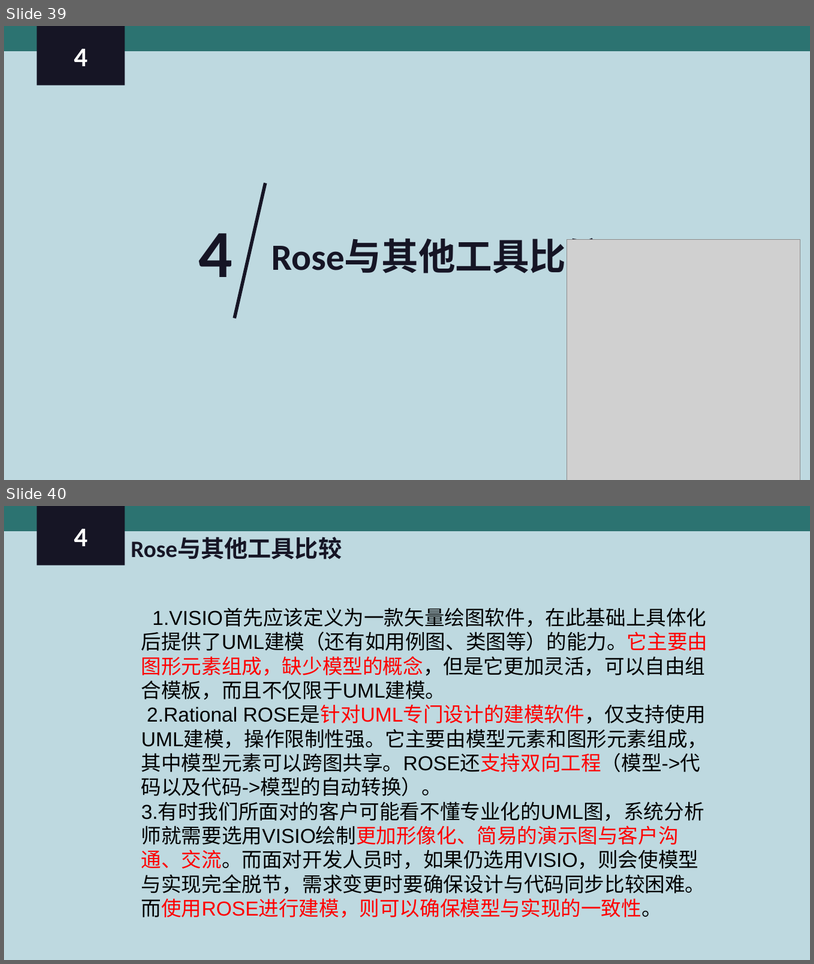
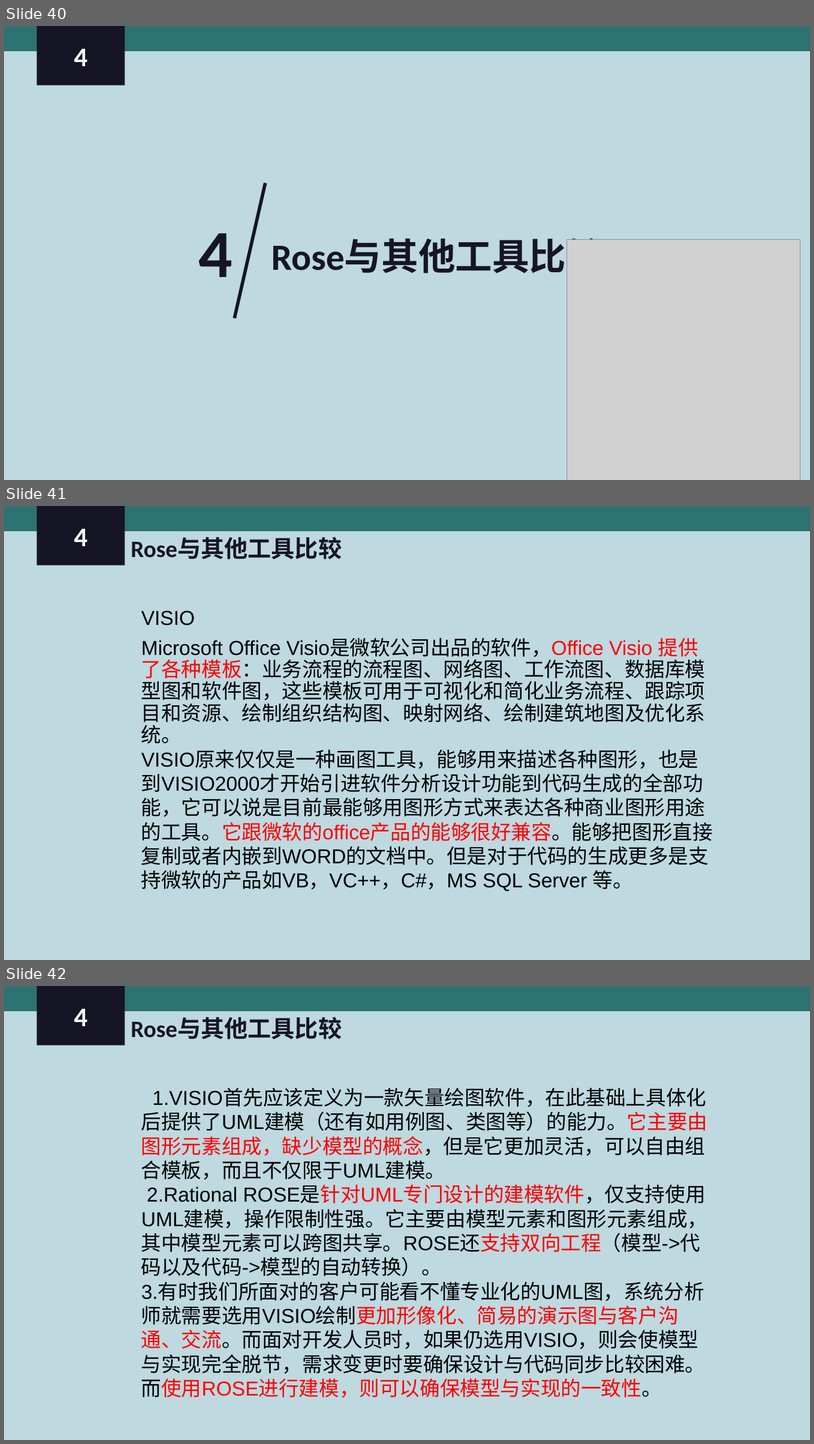
Before and after one commit to PRD-2018-G04/PRD-2018-G04, a slide deck: G04项目组/受控文档/翻转课堂PPT/PRD2018-G04- Rational Rose 简介.ppt. Shown one above the other, each under a label of ours: slides 39 and 40 before the commit, slides 40, 41 and 42 after it. The pictures are 814x964 and 814x1444 pixels, drawn with LibreOffice and Linux fonts; fonts in the diff are those of the drawing; grey boxes stand for pictures. Boxes give left, top, right and bottom in pixels: in the first picture for what was removed or moved away, otherwise in the second. Text is boxed around its words. In the diff, an @@ line names an element or a change of style, - is before the commit and + after.

```diff
--- a/G04项目组/受控文档/翻转课堂PPT/PRD2018-G04- Rational Rose 简介.ppt
+++ b/G04项目组/受控文档/翻转课堂PPT/PRD2018-G04- Rational Rose 简介.ppt
@@ slide 41 added at (x1=4, y1=506, x2=810, y2=960), background #BED9E0 @@
@@ rectangle added at (x1=4, y1=506, x2=810, y2=531), fill #2C7371 @@
@@ rectangle added at (x1=36, y1=506, x2=125, y2=565), fill #161525, 32 pt, text #FFFFFF, bold @@
+4
@@ text added at (x1=131, y1=537, x2=342, y2=559), 28 pt, text #161525, bold @@
+Rose与其他工具比较
@@ text added at (x1=141, y1=610, x2=713, y2=891), 24 pt, text #000000 @@
+VISIO
+Microsoft Office Visio是微软公司出品的软件，Office Visio 提供了各种模板：业务流程的流程图、网络图、工作流图、数据库模型图和软件图，这些模板可用于可视化和简化业务流程、跟踪项目和资源、绘制组织结构图、映射网络、绘制建筑地图及优化系统。
+VISIO原来仅仅是一种画图工具，能够用来描述各种图形，也是到VISIO2000才开始引进软件分析设计功能到代码生成的全部功能，它可以说是目前最能够用图形方式来表达各种商业图形用途的工具。它跟微软的office产品的能够很好兼容。能够把图形直接复制或者内嵌到WORD的文档中。但是对于代码的生成更多是支持微软的产品如VB，VC++，C#，MS SQL Server 等。
@@ what was slide 39 is now slide 40 @@
@@ what was slide 40 is now slide 42 @@
```
Also in this commit, not shown: 1 slide changed, 3 other slides added, 4 other files.
